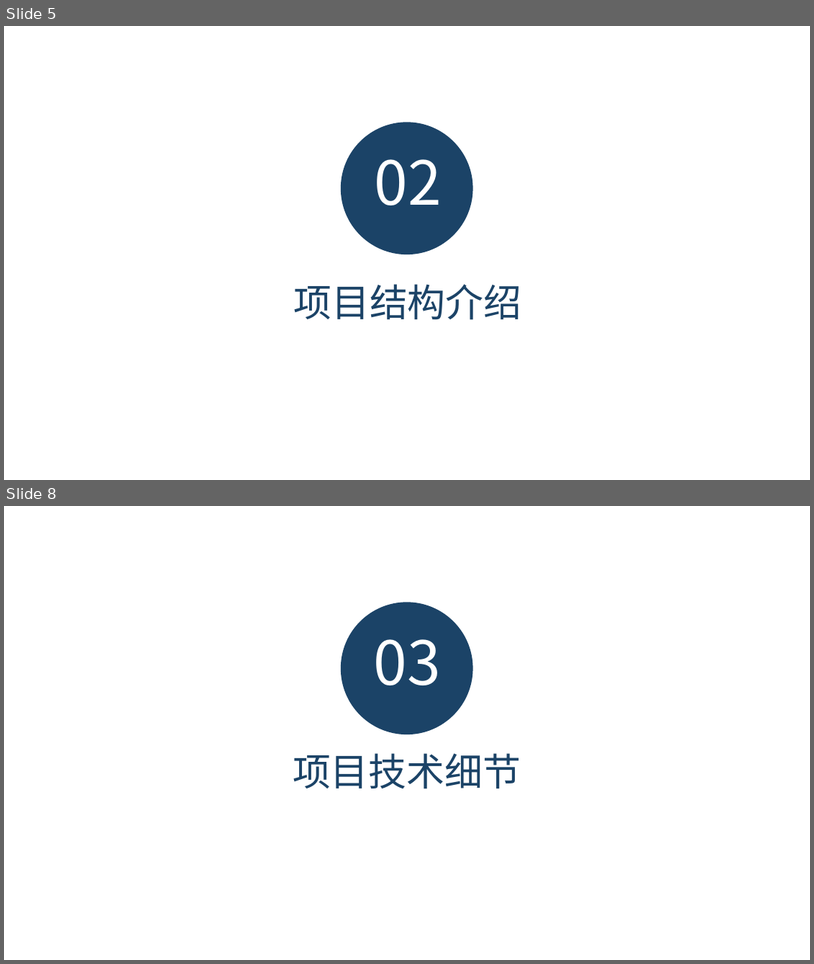
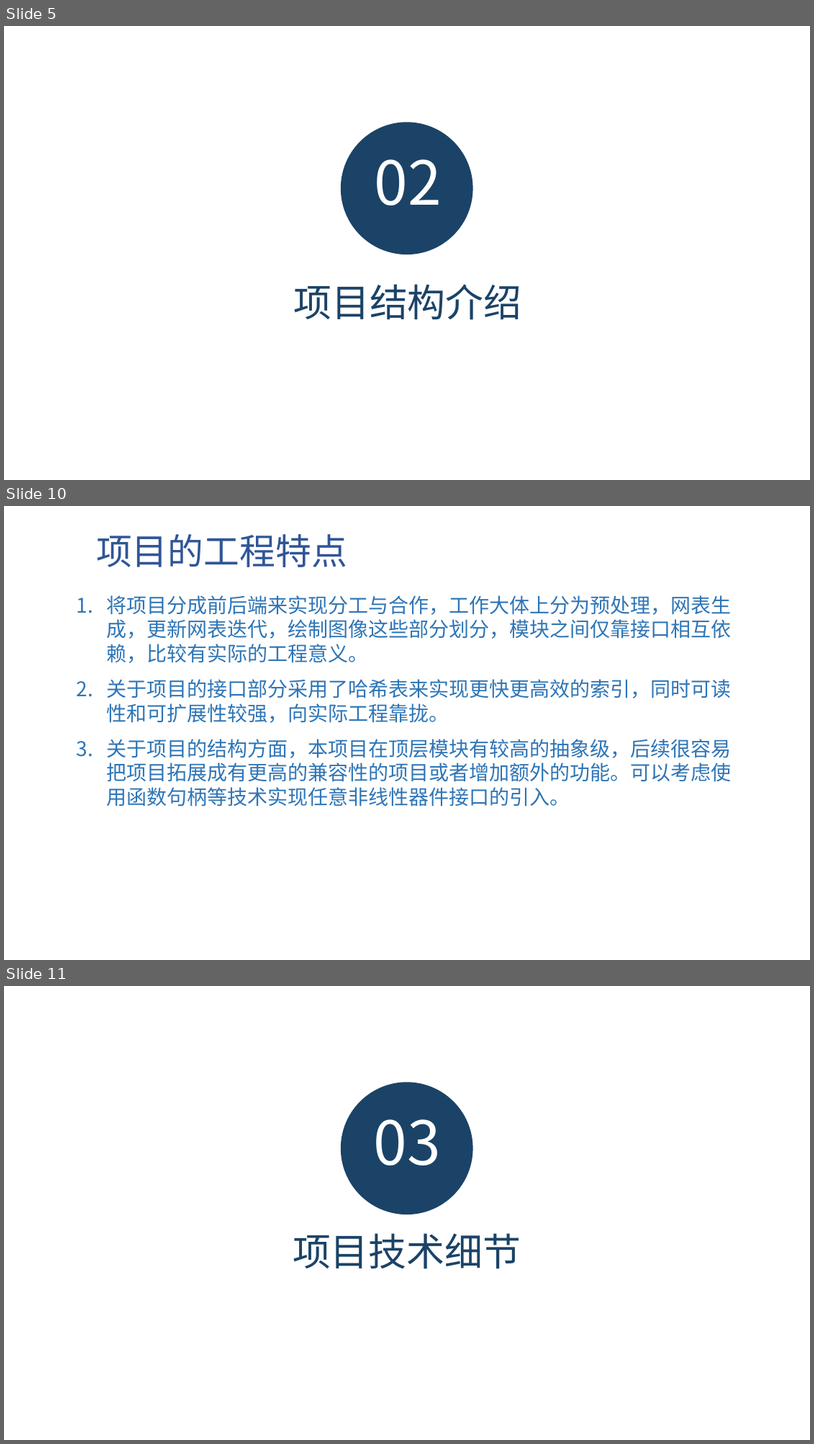
Before and after one commit to shifengzhicheng/FUDAN_ANALOG_EDA_MATLAB_SPICE, a slide deck: 基于MATLAB实现的模拟电路SPICE工具.pptx. Shown one above the other, each under a label of ours: slides 5 and 8 before the commit, slides 5, 10 and 11 after it; the slides between them are not shown. The pictures are 814x964 and 814x1444 pixels, drawn with LibreOffice and Linux fonts; fonts in the diff are those of the drawing; background and template pictures are left out. Boxes give left, top, right and bottom in pixels: in the first picture for what was removed or moved away, otherwise in the second. Text is boxed around its words. In the diff, an @@ line names an element or a change of style, - is before the commit and + after.

Commit message:
更新零极点分析

```diff
--- a/基于MATLAB实现的模拟电路SPICE工具.pptx
+++ b/基于MATLAB实现的模拟电路SPICE工具.pptx
@@ slide 10 added at (x1=4, y1=506, x2=810, y2=960), background picture (left out) @@
@@ text added at (x1=96, y1=534, x2=347, y2=567), 32 pt, text #2F5597 @@
+项目的工程特点
@@ text added at (x1=107, y1=595, x2=732, y2=806), 18 pt, text #2E75B6 @@
+1. 将项目分成前后端来实现分工与合作，工作大体上分为预处理，网表生成，更新网表迭代，绘制图像这些部分划分，模块之间仅靠接口相互依赖，比较有实际的工程意义。
+2. 关于项目的接口部分采用了哈希表来实现更快更高效的索引，同时可读性和可扩展性较强，向实际工程靠拢。
+3. 关于项目的结构方面，本项目在顶层模块有较高的抽象级，后续很容易把项目拓展成有更高的兼容性的项目或者增加额外的功能。可以考虑使用函数句柄等技术实现任意非线性器件接口的引入。
@@ what was slide 8 is now slide 11 @@
```
Also in this commit, not shown: 11 slides changed, 3 other slides added, 4 slides removed, 6 other files.
